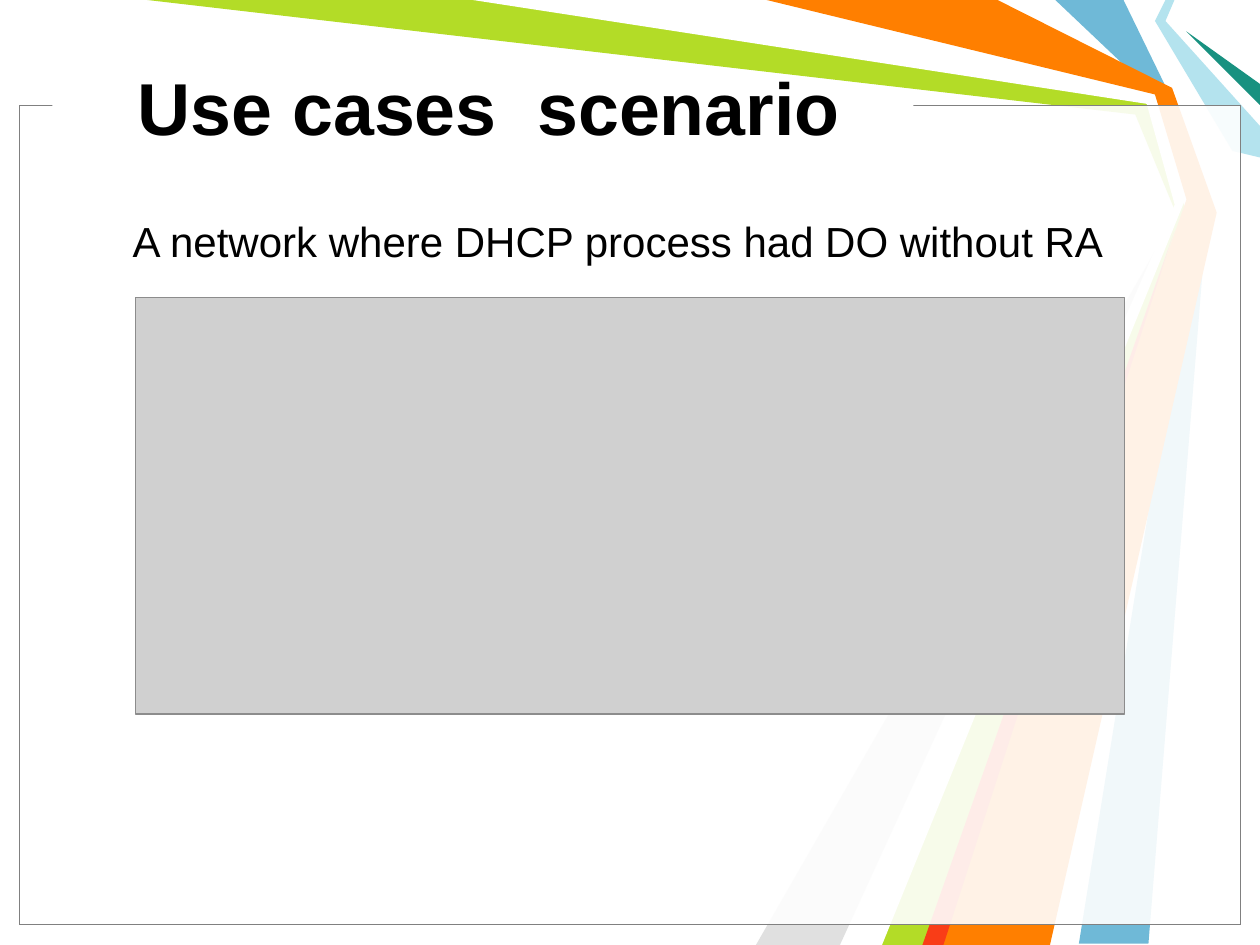
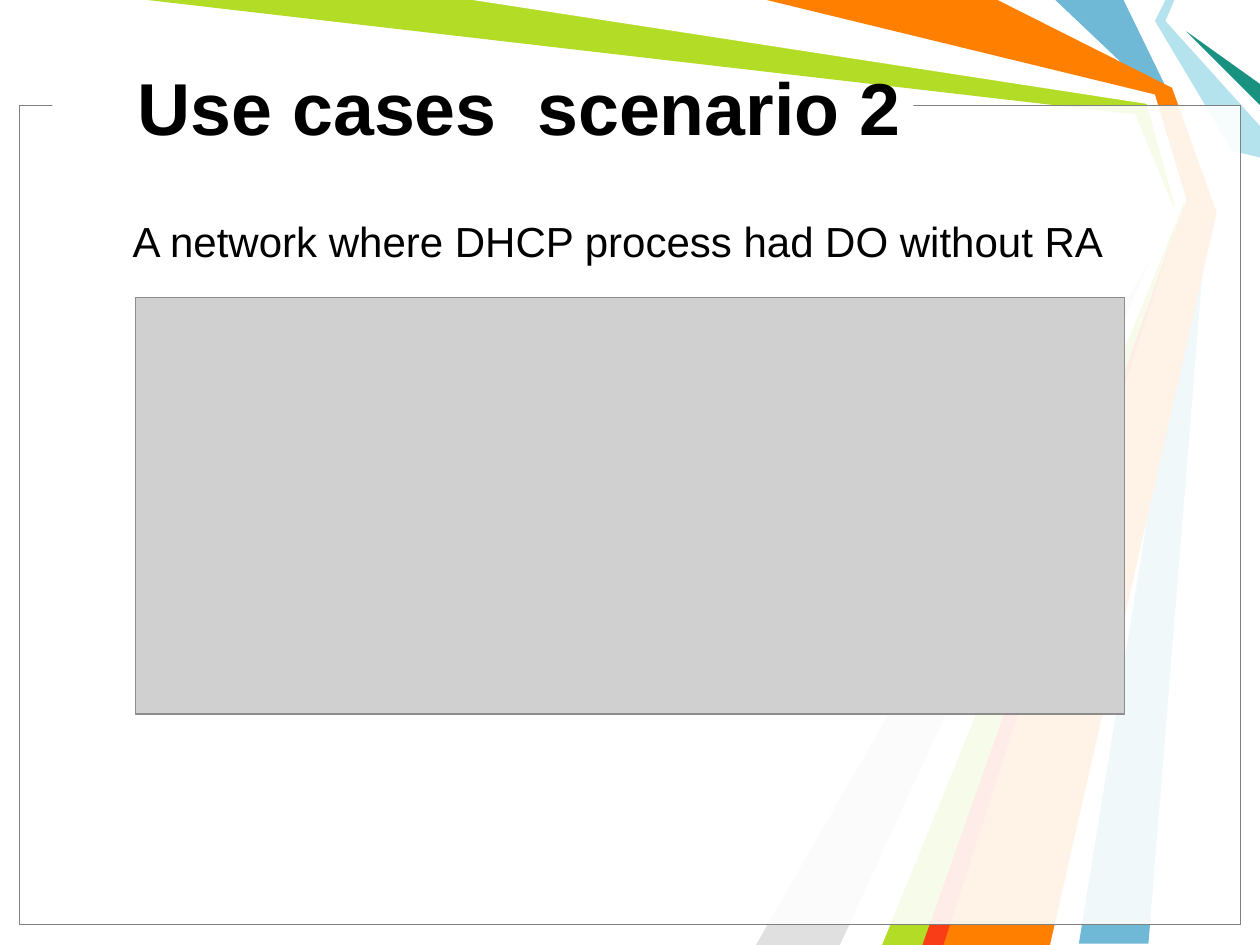
Before and after one commit to michailmarkou1995/BSc-Computer-Science-Projects, a slide deck: slide 15 of COMPUTER AND NETWORK SECURITY (CN6003)/Protocol_Analyzers_Presentation.pptx (slide 9 before the commit). Drawn at 1260x945 pixels with LibreOffice and Linux fonts; fonts in the diff are those of the drawing; grey boxes stand for pictures; background and template pictures are left out. Boxes give left, top, right and bottom in pixels: in the first picture for what was removed or moved away, otherwise in the second. Text is boxed around its words. In the diff, an @@ line names an element or a change of style, - is before the commit and + after.

Commit message:
Added Presentations CN6003

```diff
--- a/COMPUTER AND NETWORK SECURITY (CN6003)/Protocol_Analyzers_Presentation.pptx
+++ b/COMPUTER AND NETWORK SECURITY (CN6003)/Protocol_Analyzers_Presentation.pptx
@@ title at [137,77,901,136]: text changed @@
-Use cases scenario
+Use cases scenario 2
```
Also in this commit, not shown: 6 slides added, 2 other files.
